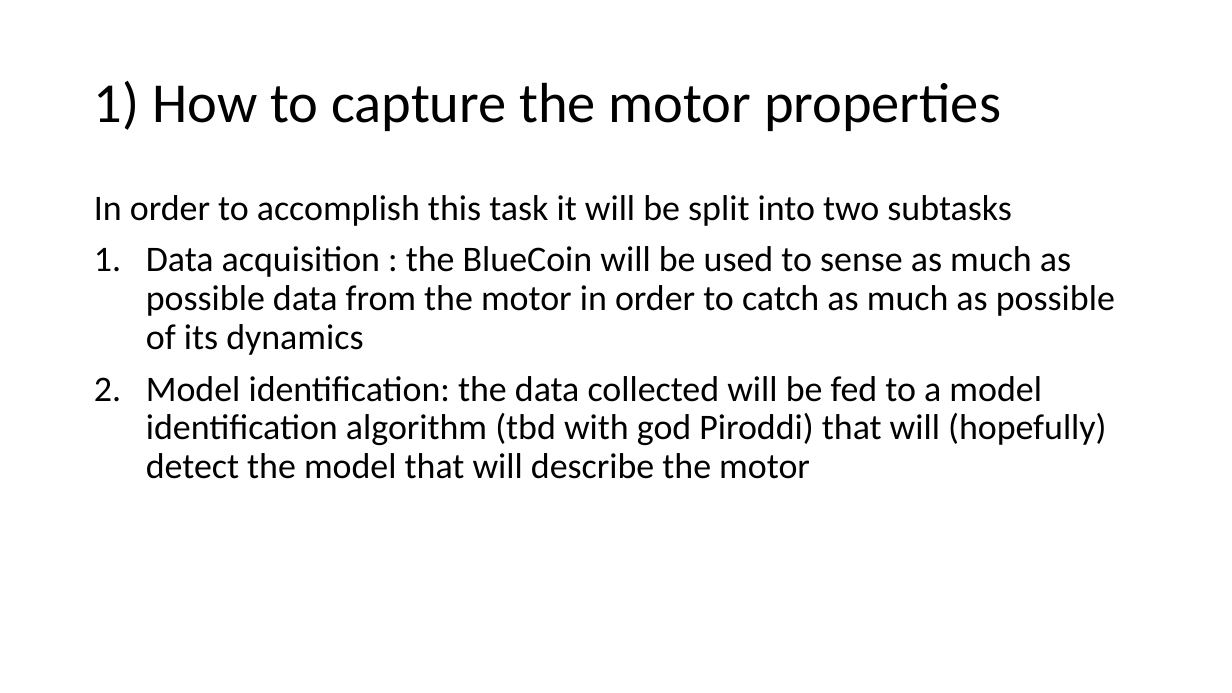
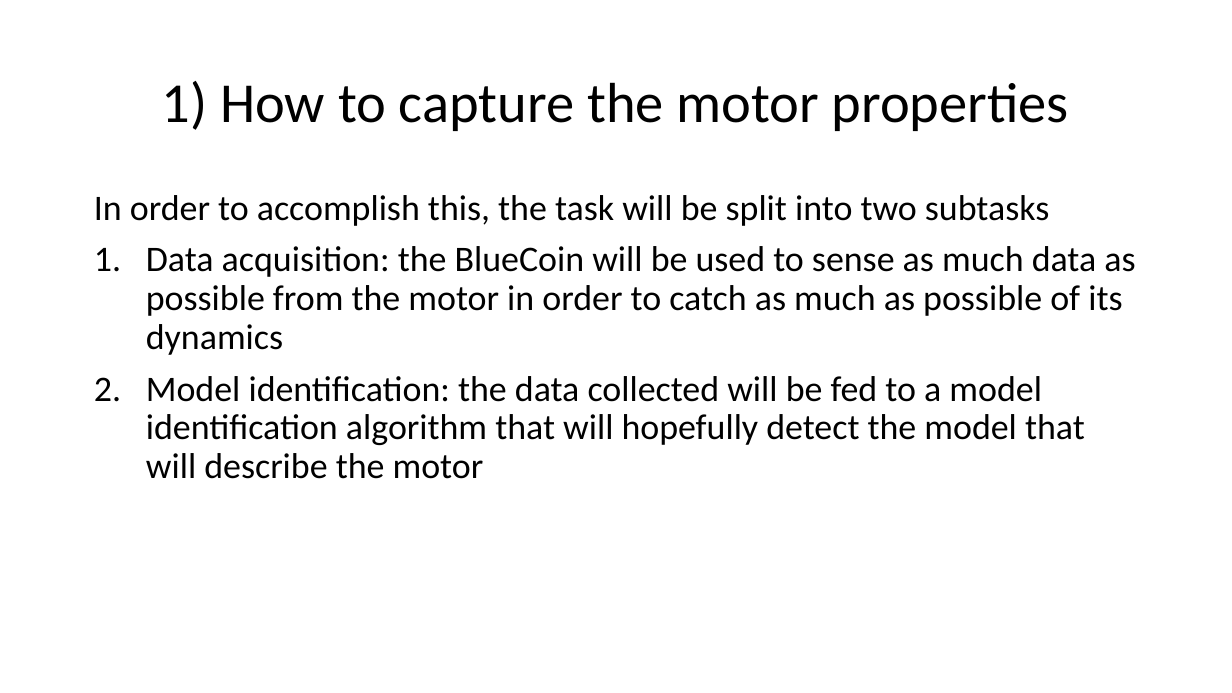
Before and after one commit to urzino/FanMonitoringBlueCoin, a slide deck: slide 5 of Pervasive_presentation_Milestone1_group8.pptx. Drawn at 1232x693 pixels with LibreOffice and Linux fonts; fonts in the diff are those of the drawing. Boxes give left, top, right and bottom in pixels: in the first picture for what was removed or moved away, otherwise in the second. Text is boxed around its words. In the diff, an @@ line names an element or a change of style, - is before the commit and + after.

```diff
--- a/Pervasive_presentation_Milestone1_group8.pptx
+++ b/Pervasive_presentation_Milestone1_group8.pptx
@@ title "1) How to capture the ..." at [162,81,1069,131]: alignment left to centre @@
@@ text at [94,195,1135,479]: text changed @@
-In order to accomplish this task it will be split into two subtasks
-1. Data acquisition : the BlueCoin will be used to sense as much as possible data from the motor in order to catch as much as possible of its dynamics
-2. Model identification: the data collected will be fed to a model identification algorithm (tbd with god Piroddi) that will (hopefully) detect the model that will describe the motor
+In order to accomplish this, the task will be split into two subtasks
+1. Data acquisition: the BlueCoin will be used to sense as much data as possible from the motor in order to catch as much as possible of its dynamics
+2. Model identification: the data collected will be fed to a model identification algorithm that will hopefully detect the model that will describe the motor
```
Also in this commit, not shown: 8 other slides changed.
